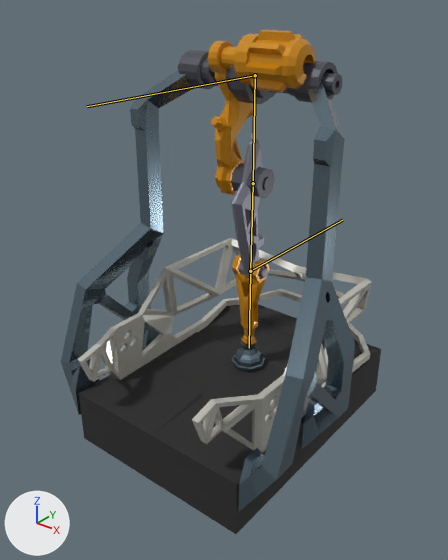
The glTF model packages/resources/glb/goods_station.glb: old version first, new version second.
Rendered twice from a 50 mm lens placed at (12.41, -16.46, 16.06), pointed at (-0.34, -0.52, 6.18). Every picture has the same lights, and +X, +Y and +Z are marked at lower left. The bones that bend it are drawn over the model as lines.

Objects in the first picture: '.001', 'SM_Env_Sidewalk_Straight_01_SF__79_.001', 'lifangti.002', 'lifangti.003', 'lifangti.004', 'plane.002', 'zhuiti', 'zhuti', 'zhuti.002'.
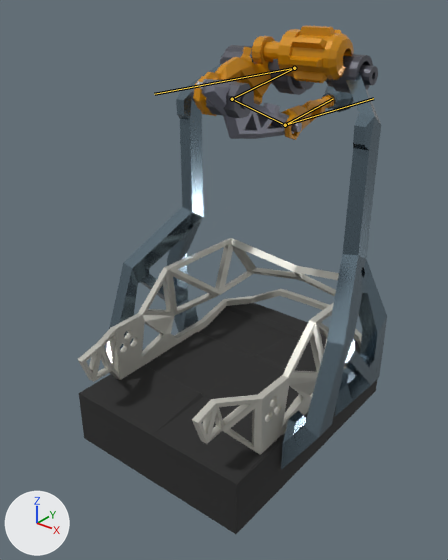
The newer file adds an action. The first version stands in its rest pose; the second is drawn at frame 36 of the action 'UpToDown'.

Pixel boxes [x1, y1, x2, y2] of what changed, in the pictures (448 x 560 px):
'plane.002', posed (7% shorter): before [61, 69, 355, 511]; after [109, 61, 387, 470]
'lifangti.003', posed: before [231, 133, 275, 278]; after [191, 79, 302, 139]
'zhuti.002', posed (8% shorter): before [208, 30, 316, 93]; after [252, 25, 354, 83]
'zhuti', posed (7% shorter): before [178, 50, 342, 104]; after [220, 45, 378, 95]
'lifangti.002', posed: before [211, 69, 256, 195]; after [193, 47, 272, 116]
'lifangti.004', posed (74% wider, 50% shorter): before [232, 254, 269, 345]; after [269, 95, 334, 140]
'zhuiti', posed: before [232, 341, 265, 371]; after [323, 85, 354, 112]
bone 'bone.005', root to tip: before (255, 75) to (87, 106); after (294, 68) to (154, 94)
bone 'Bone', root to tip: before (255, 75) to (253, 183); after (294, 68) to (232, 99)
bone 'Bone.001', root to tip: before (253, 183) to (250, 271); after (232, 99) to (285, 125)
bone 'Bone.002', root to tip: before (250, 271) to (249, 348); after (285, 125) to (332, 99)

The change, as a diff of the scene's bpy script:
```diff
--- a/packages/resources/glb/goods_station.glb.py
+++ b/packages/resources/glb/goods_station.glb.py
@@ bone_bone_005 @@
 bone_bone_005 = bpy.data.objects['bone'].pose.bones['bone.005']
-bone_bone_005.location = (0.0, 0.0, 0.0)
+bone_bone_005.location = (0.0, -2.36, 0.0)
@@ bone_bone @@
 bone_bone = bpy.data.objects['bone'].pose.bones['Bone']  # child of 'bone.005'
-bone_bone.rotation_quaternion = (1.0, 0.0, 0.0, 0.0)  # degrees (0, 0, 0)
+bone_bone.rotation_quaternion = (0.762, -0.648, 0.0, 0.0)  # degrees (-81, 0, 0)
@@ bone_bone_001 @@
 bone_bone_001 = bpy.data.objects['bone'].pose.bones['Bone.001']  # child of 'Bone'
-bone_bone_001.rotation_quaternion = (1.0, 0.0, 0.0, 0.0)  # degrees (0, 0, 0)
+bone_bone_001.rotation_quaternion = (0.276, 0.961, 0.0, 0.0)  # degrees (148, 0, 0)
@@ bone_bone_002 @@
 bone_bone_002 = bpy.data.objects['bone'].pose.bones['Bone.002']  # child of 'Bone.001'
-bone_bone_002.rotation_quaternion = (1.0, 0.0, 0.0, 0.0)  # degrees (0, 0, 0)
+bone_bone_002.rotation_quaternion = (0.964, 0.265, 0.0, 0.0)  # degrees (31, 0, 0)
```
